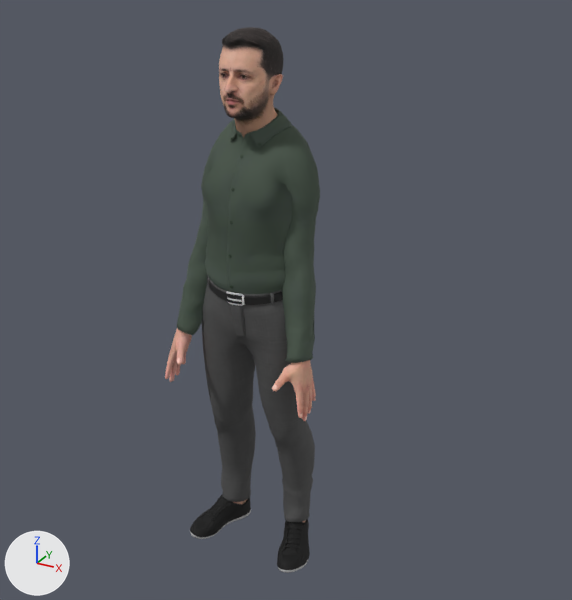
The glTF model public/models/zelenski.glb as it was, and as the next commit left it.
Before and after are seen from a 50 mm camera at (1.235, -2.047, 1.998) aimed at (0.086, 0.043, 0.953). Lighting does not change. The marker at lower left points along +X, +Y and +Z. The picture after the commit comes second. Where no turn or scale is listed for an object, it has been applied to the vertices. Vertices at exactly the same position are counted once.

The older version as bpy lines, for what is in view:
```python
me_1 = bpy.data.meshes.new('1')
me_1.from_pydata(...)  # 6975 vertices, 13823 faces; spans x -0.092..0.096, y -0.143..0.087, z 1.456..1.803
me_1.materials.append(mat_avatarhead)  # picture img_image_1
me_avatarbody_avatarbody_0 = bpy.data.meshes.new('AvatarBody_AvatarBody_0')
me_avatarbody_avatarbody_0.from_pydata(...)  # 1833 vertices, 3548 faces; spans x -0.264..0.265, y -0.207..0.093, z 0.053..0.874
me_avatarbody_avatarbody_0.materials.append(mat_avatarbody)  # picture img_image_0
me_outfit_outfit_0 = bpy.data.meshes.new('outfit_outfit_0')
me_outfit_outfit_0.from_pydata(...)  # 13663 vertices, 25105 faces; spans x -0.25..0.25, y -0.16..0.14, z 0.0..1.57
me_outfit_outfit_0.materials.append(mat_outfit)  # picture img_image_6
ob_object_15 = bpy.data.objects.new('Object_15', me_outfit_outfit_0)
ob_object_15.location = (0.0, 0.0, 0.0)
ob_object_6 = bpy.data.objects.new('Object_6', me_avatarbody_avatarbody_0)
ob_object_6.location = (0.0, 0.0, 0.0)
ob_object_8 = bpy.data.objects.new('Object_8', me_1)
ob_object_8.location = (0.0, 0.0, 0.0)
```
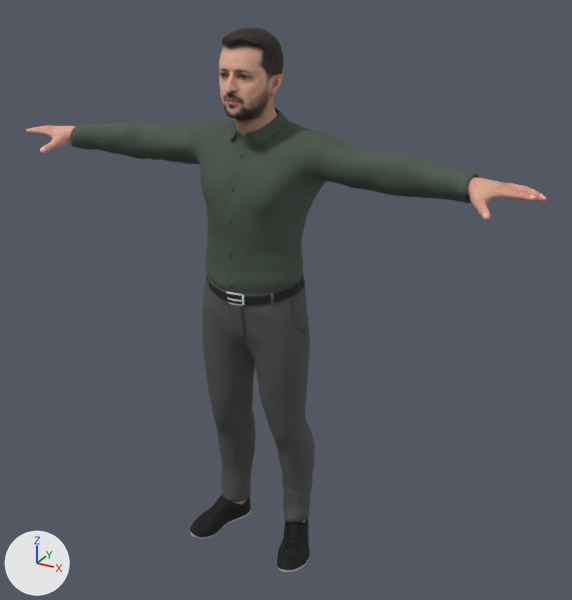
The change, as a diff of the scene's bpy script:
```diff
--- a/public/models/zelenski.glb.py
+++ b/public/models/zelenski.glb.py
@@ me_avatarbody_avatarbody_0 @@
 # used by ob_object_6; location = (0.0, 0.0, 0.0)
-me_avatarbody_avatarbody_0.from_pydata(...)  # 1833 vertices, 3548 faces; spans x -0.264..0.265, y -0.207..0.093, z 0.053..0.874
+me_avatarbody_avatarbody_0.from_pydata(...)  # 1833 vertices, 3548 faces; spans x -0.88..0.882, y -0.131..0.093, z 0.053..1.459
+# me_avatarbody_avatarbody_0 part 1: the loose piece of 866 vertices spanning x 0.169..0.265, y -0.205..-0.068, z 0.648..0.862 is multiplied about its middle by the matrix ((0.219, -0.118, -0.969), (0.118, 0.989, -0.093), (0.969, -0.093, 0.23)), then moved by (0.551, 0.08, 0.66)
+# me_avatarbody_avatarbody_0 part 2: the loose piece of 882 vertices spanning x -0.264..-0.169, y -0.207..-0.065, z 0.65..0.874 is multiplied about its middle by the matrix ((0.219, 0.118, 0.969), (-0.118, 0.989, -0.093), (-0.969, -0.093, 0.23)), then moved by (-0.545, 0.08, 0.655)
 me_avatarbody_avatarbody_0.materials.append(mat_avatarbody)
@@ me_outfit_outfit_0 @@
 # used by ob_object_15; location = (0.0, 0.0, 0.0)
-me_outfit_outfit_0.from_pydata(...)  # 13663 vertices, 25105 faces; spans x -0.25..0.25, y -0.16..0.14, z 0.0..1.57
+me_outfit_outfit_0.from_pydata(...)  # 13663 vertices, 25105 faces; spans x -0.69..0.69, y -0.16..0.14, z 0.0..1.57
+# me_outfit_outfit_0 part 3: 2255 of 13663 vertices moved; they spanned x -0.25..0.25, y -0.15..0.14, z 0.82..1.55 and now span x -0.69..0.69, y -0.1..0.14, z 1.25..1.55; mean shift (0.02, 0.04, 0.35); largest move (0.2, -0.08, 0.82) -> (0.69, -0.01, 1.41)
+# other edits to the shape of me_outfit_outfit_0 do not show in these pictures
 me_outfit_outfit_0.materials.append(mat_outfit)
```

Where the change shows, as pixel boxes [x1, y1, x2, y2] in the pictures (572 x 600 px; the box of a moved part takes in the faces that stretch with it):
'Object_15', reshaped (185% wider)
    before: [177, 108, 320, 573]
    after: [70, 108, 479, 573]
'Object_6', reshaped (243% wider, 104% taller)
    before: [165, 328, 316, 523]
    after: [26, 125, 547, 523]
part 1 of me_avatarbody_avatarbody_0, moved or reshaped
    before: [272, 360, 316, 421]
    after: [466, 176, 547, 220]
part 2 of me_avatarbody_avatarbody_0, moved or reshaped
    before: [165, 328, 192, 382]
    after: [26, 125, 75, 153]
part 3 of me_outfit_outfit_0, moved or reshaped
    before: [177, 110, 320, 363]
    after: [70, 110, 479, 220]
